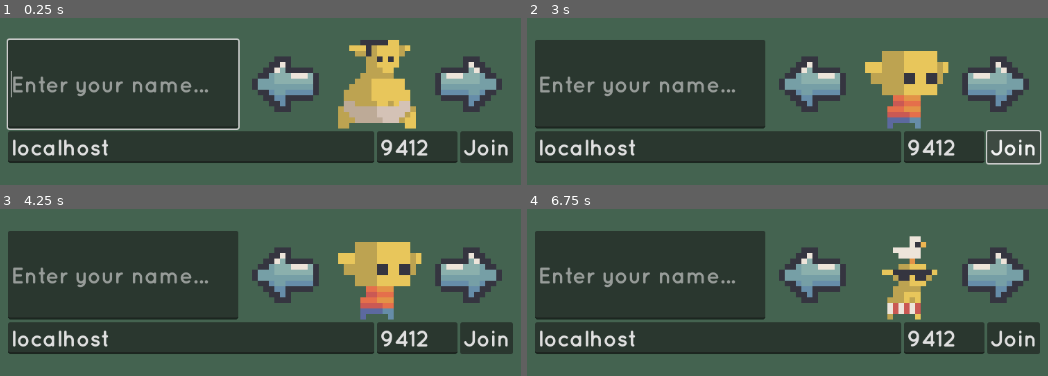
Above: before the commit, frames 1-4 (two rows, left to right).
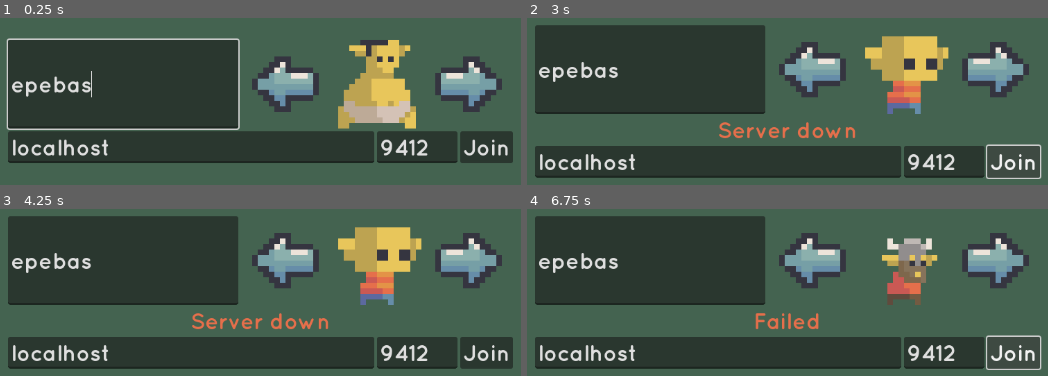
Above: after the commit, the same moments.

Repository: HedgeLizards/gobble
Game: Godot game, scene res://scenes/menu.tscn
Two runs of this game, one before a commit and one after it. Both use one fixed random seed, a clock stepped at 60 frames per second and the inputs below.
Inputs (mouse positions are in pixels of both pictures, inside the frame that each line leads up to):
- Up to frame 1 (0.25 s): no input
- Up to frame 2 (3 s): click (995, 84) at 0.5 s; click (995, 84) at 1.25 s; click (813, 84) at 2 s; click "Join" at 2.75 s
- Up to frame 3 (4.25 s): move the mouse to (437, 270) at 3.52 s; press the mouse at (437, 270) at 3.53 s; hold D (east) from 3.53 s (still down)
- Up to frame 4 (6.75 s): tap Enter at 4.25, 4.35, 5.75, 5.85 s; move the mouse to (625, 314) at 4.27 s; release D (east) at 4.28 s; release the mouse at (625, 314) at 4.28 s; hold S (south) 4.28-5.03 s; tap Space at 5, 6.5 s; move the mouse to (outside the picture) at 5.02 s; press the mouse at (outside the picture) at 5.03 s; hold D (east) 5.03-5.78 s; move the mouse to (outside the picture) at 5.77 s; release the mouse at (outside the picture) at 5.78 s; hold W (north) 5.78-6.53 s; move the mouse to (1027, 359) at 6.52 s; press the mouse at (1027, 359) at 6.53 s; hold A (west) from 6.53 s (still down)

The runs differ from the first frame. In frame 1, 1.5% of the frame differs, in the area x 2-40%, y 31-48%; in frame 2, 40%, in the area x 1-99%, y 4-97%; in frame 3, 40%; in frame 4, 39%.

Commit message:
better client-side interpolation

Diff:
--- a/client/project.godot
+++ b/client/project.godot
@@ -12,7 +12,7 @@
 
 config/name="gobble"
 run/main_scene="res://scenes/menu.tscn"
-config/features=PackedStringArray("4.2", "GL Compatibility")
+config/features=PackedStringArray("4.3", "GL Compatibility")
 config/icon="res://icon.svg"
 
 [autoload]
@@ -33,26 +33,26 @@
 
 north={
 "deadzone": 0.5,
-"events": [Object(InputEventKey,"resource_local_to_scene":fa …(172 unchanged characters)… eycode":87,"key_label":0,"unicode":119,"echo":false,"script":null)
-, Object(InputEventKey,"resource_local_to_scene":false,"reso …(166 unchanged characters)… ode":4194320,"key_label":0,"unicode":0,"echo":false,"script":null)
+"events": [Object(InputEventKey,"resource_local_to_scene":fa …(172 unchanged characters)… eycode":87,"key_label":0,"unicode":119,"location":0,"echo":false,"script":null)
+, Object(InputEventKey,"resource_local_to_scene":false,"reso …(166 unchanged characters)… ode":4194320,"key_label":0,"unicode":0,"location":0,"echo":false,"script":null)
 ]
 }
 south={
 "deadzone": 0.5,
-"events": [Object(InputEventKey,"resource_local_to_scene":fa …(172 unchanged characters)… eycode":83,"key_label":0,"unicode":115,"echo":false,"script":null)
-, Object(InputEventKey,"resource_local_to_scene":false,"reso …(166 unchanged characters)… ode":4194322,"key_label":0,"unicode":0,"echo":false,"script":null)
+"events": [Object(InputEventKey,"resource_local_to_scene":fa …(172 unchanged characters)… eycode":83,"key_label":0,"unicode":115,"location":0,"echo":false,"script":null)
+, Object(InputEventKey,"resource_local_to_scene":false,"reso …(166 unchanged characters)… ode":4194322,"key_label":0,"unicode":0,"location":0,"echo":false,"script":null)
 ]
 }
 east={
 "deadzone": 0.5,
-"events": [Object(InputEventKey,"resource_local_to_scene":fa …(172 unchanged characters)… eycode":68,"key_label":0,"unicode":100,"echo":false,"script":null)
-, Object(InputEventKey,"resource_local_to_scene":false,"reso …(166 unchanged characters)… ode":4194321,"key_label":0,"unicode":0,"echo":false,"script":null)
+"events": [Object(InputEventKey,"resource_local_to_scene":fa …(172 unchanged characters)… eycode":68,"key_label":0,"unicode":100,"location":0,"echo":false,"script":null)
+, Object(InputEventKey,"resource_local_to_scene":false,"reso …(166 unchanged characters)… ode":4194321,"key_label":0,"unicode":0,"location":0,"echo":false,"script":null)
 ]
 }
 west={
 "deadzone": 0.5,
-"events": [Object(InputEventKey,"resource_local_to_scene":fa …(171 unchanged characters)… keycode":65,"key_label":0,"unicode":97,"echo":false,"script":null)
-, Object(InputEventKey,"resource_local_to_scene":false,"reso …(166 unchanged characters)… ode":4194319,"key_label":0,"unicode":0,"echo":false,"script":null)
+"events": [Object(InputEventKey,"resource_local_to_scene":fa …(171 unchanged characters)… keycode":65,"key_label":0,"unicode":97,"location":0,"echo":false,"script":null)
+, Object(InputEventKey,"resource_local_to_scene":false,"reso …(166 unchanged characters)… ode":4194319,"key_label":0,"unicode":0,"location":0,"echo":false,"script":null)
 ]
 }
 shoot={
--- a/client/scripts/game.gd
+++ b/client/scripts/game.gd
@@ -6,10 +6,6 @@
 const RemoteBullet = preload("res://scenes/remote_bullet.tscn")
 var entities = {}
 var remote_projectiles = {}
-var time = 0
-var tick = 0
-var drawnTick = 0
-var tick_duration = 0.5
 var world_size = Vector2(1, 1)
 var world_tile_size = Vector2(1, 1)
 
@@ -34,7 +30,6 @@
 		WebSocket.socket.close()
 
 func process_data(data):
-	tick += 1
 	if data["type"] == "update":
 		update(data["actions"])
 	elif data["type"] == "welcome":
@@ -46,10 +41,10 @@
 		camera.limit_right = world_size.x
 		camera.limit_bottom = world_size.y
 		%Environment.position = world_size / 2
-		tick_duration = data["tickDuration"]
 
 
 func update(actions):
+	var time = float(Time.get_ticks_usec()) / 1e6
 	for action in actions:
 		var type = action["type"]
 		if type == "entityUpdated":
@@ -71,7 +66,7 @@
 				entity.skin = action["skin"]
 				%Entities.add_child(entity)
 				entity.position = pos
-			entity.positions.push_back(PositionSnapshot.new(pos, tick))
+			entity.positions.push_back(PositionSnapshot.new(pos, time))
 		elif type == "entityDeleted":
 			var id = action["id"]
 			entities[id].queue_free()
@@ -85,7 +80,6 @@
 			bullet.rotation = action["rotation"]
 			bullet.speed = action["speed"]
 			%Projectiles.add_child(bullet)
-			print("new bullet ", bullet.position)
 			remote_projectiles[action["id"]] =  bullet
 		elif type == "projectileRemoved":
 			var playerId = action["playerId"]
@@ -112,21 +106,30 @@
 			##enemy.position = pos
 
 
+
 func parse_pos(serverpos):
 	return Vector2(serverpos[0], serverpos[1]) * 16
 
 func _process(delta):
-	var catchup = 1
-	if tick - drawnTick > 2:
-		catchup *= 1.2
-	elif tick - drawnTick < 1:
-		catchup *= 0.8
-	drawnTick += delta / tick_duration * catchup
+	var time = float(Time.get_ticks_usec()) / 1e6
+	var drawnTime = time - 0.2
+	#if tick - drawnTick > 5:
+		#drawnTick = tick - 2
+		#print("time jump ", WebSocket.local_player_name)
+		#print("delta ", delta)
+	#else:
+		#var catchup = 1
+		#if tick - drawnTick > 2:
+			#catchup *= 1.2
+		#elif tick - drawnTick < 1:
+			#catchup *= 0.8
+		#drawnTick += delta / tick_duration * catchup
+
 
 	for entity in entities.values():
 		if entity.positions.size() < 2:
 			continue
-		if entity.positions.size() >= 2 && drawnTick >= entity.positions[1].tick:
+		if entity.positions.size() >= 2 && drawnTime >= entity.positions[1].time:
 			entity.positions.pop_front()
 		var previous_position = entity.position
 		if entity.positions.size() < 2:
@@ -134,14 +137,14 @@
 		else:
 			var p0 = entity.positions[0]
 			var p1 = entity.positions[1]
-			var t = (drawnTick - p0.tick) / (p1.tick - p0.tick)
+			var t = (drawnTime - p0.time) / (p1.time - p0.time)
 			entity.position = p0.pos * (1-t) + p1.pos * t
 		if not is_equal_approx(entity.position.x, previous_position.x):
 			entity.get_node("Sprite2D").flip_h = (entity.position.x < previous_position.x)
 
 class PositionSnapshot:
 	var pos: Vector2
-	var tick: float
-	func _init(pos, tick):
+	var time: float
+	func _init(pos, time):
 		self.pos = pos
-		self.tick = tick
+		self.time = time
--- a/client/scripts/menu.gd
+++ b/client/scripts/menu.gd
@@ -20,7 +20,7 @@
 func _ready():
 	scale *= DisplayServer.screen_get_scale()
 
-	$VBoxContainer/Identity/Name.text = '' if WebSocket.local_player_name == null else WebSocket.local_player_name
+	$VBoxContainer/Identity/Name.text = generate_random_name() if WebSocket.local_player_name == null else WebSocket.local_player_name
 	$VBoxContainer/Identity/Name.caret_column = $VBoxContainer/Identity/Name.text.length()
 	$VBoxContainer/Identity/Name.grab_focus()
 
@@ -60,3 +60,17 @@
 	WebSocket.local_player_port = $VBoxContainer/Connection/Port.text
 
 	WebSocket.connect_to_host($VBoxContainer/Error)
+
+
+func generate_random_name() -> String:
+	var vowels = Array("aaaaeeeeeeiiioooouu".split())
+	var consonants = Array("bbccdddffgghhjjkkllmmmnnnnppqrrrrsssstttttvvwxyz".split())
+
+	var name = ""
+	for i in randi_range(2, 4):
+		if randf() > 0.5:
+			name += consonants.pick_random()
+		name += vowels.pick_random()
+		if randf() > 0.5:
+			name += consonants.pick_random()
+	return name
Not shown, changed: server/game.js
